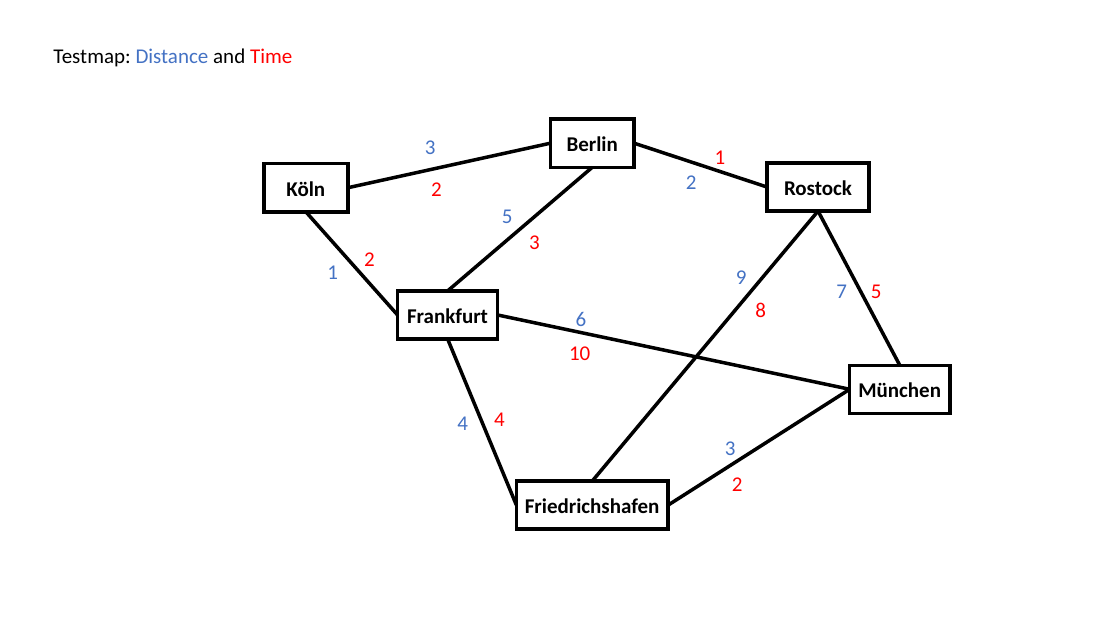
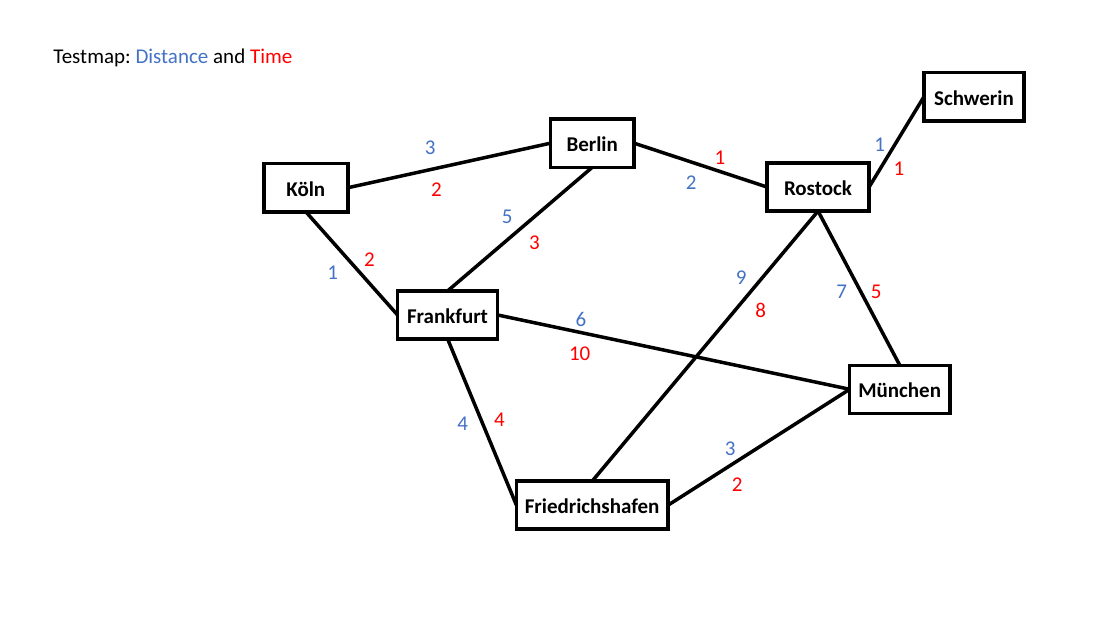
Before and after one commit to DLR-Necker/Project_IT2_NavigationSystem, a slide deck: slide 1 of Media/TestMap.pptx. Drawn at 1120x630 pixels with LibreOffice and Linux fonts; fonts in the diff are those of the drawing. Boxes give left, top, right and bottom in pixels: in the first picture for what was removed or moved away, otherwise in the second. Text is boxed around its words. In the diff, an @@ line names an element or a change of style, - is before the commit and + after.

```diff
--- a/Media/TestMap.pptx
+++ b/Media/TestMap.pptx
@@ rectangle added at [924, 73, 1024, 121], outline #000000 3 pt, 18 pt, text #000000, bold @@
+Schwerin
@@ line added from (870, 187) to (924, 97), #000000 3 pt @@
@@ text added at [874, 137, 885, 151], 18 pt, text #4472C4 @@
+1
@@ text added at [894, 161, 905, 175], 18 pt, text #FF0000 @@
+1
```
Also in this commit, not shown: 34 other files.
